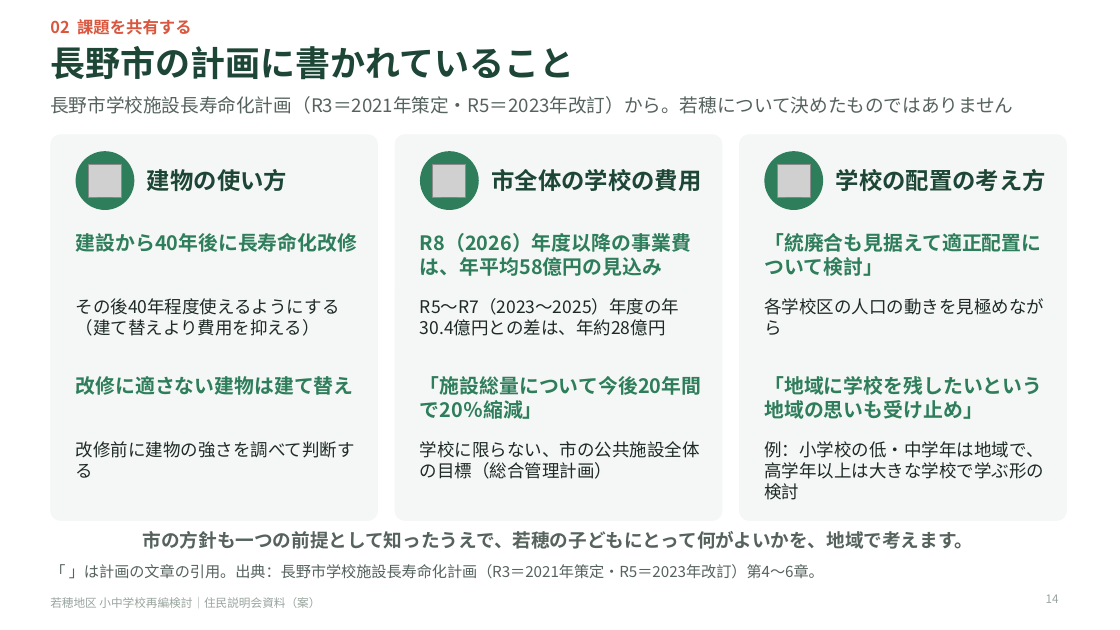
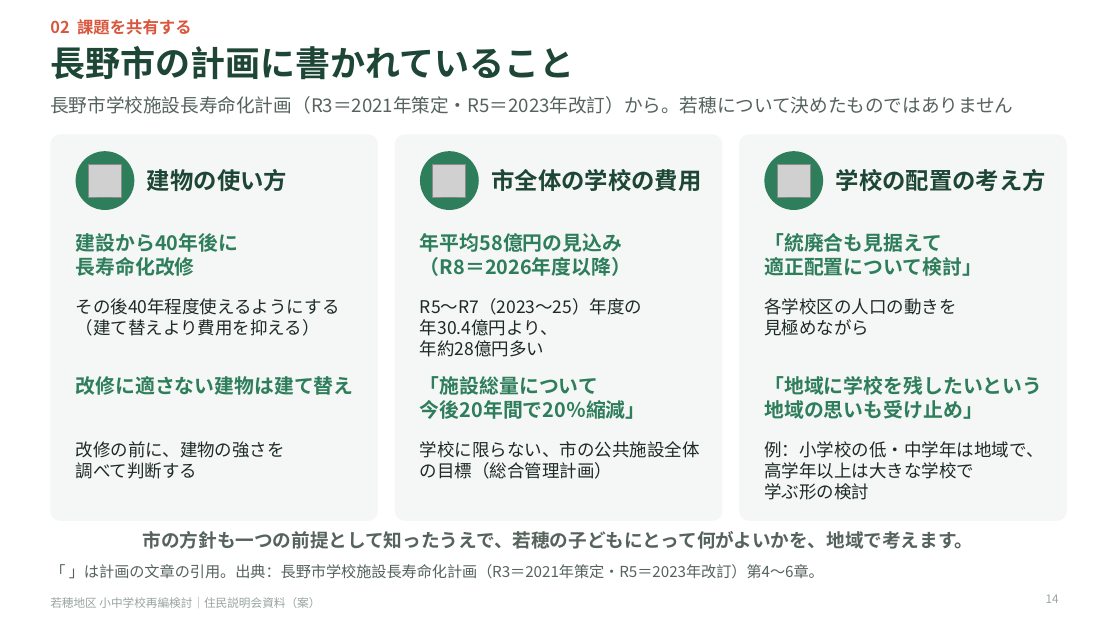
Before and after one commit to Masaki12008/GS, a slide deck: slide 14 of output/若穂地区_住民説明会資料.pptx. Drawn at 1120x630 pixels with LibreOffice and Linux fonts; fonts in the diff are those of the drawing; grey boxes stand for pictures. Boxes give left, top, right and bottom in pixels: in the first picture for what was removed or moved away, otherwise in the second. Text is boxed around its words. In the diff, an @@ line names an element or a change of style, - is before the commit and + after.

```diff
--- a/output/若穂地区_住民説明会資料.pptx
+++ b/output/若穂地区_住民説明会資料.pptx
@@ text at <box>76,233,239,276</box>: text changed @@
-建設から40年後に長寿命化改修
+建設から40年後に
+長寿命化改修
@@ text at <box>420,233,631,276</box>: text changed @@
-R8（2026）年度以降の事業費は、年平均58億円の見込み
+年平均58億円の見込み
+（R8＝2026年度以降）
@@ text at <box>764,233,982,276</box>: text changed @@
-「統廃合も見据えて適正配置について検討」
+「統廃合も見据えて
+適正配置について検討」
@@ text at <box>420,298,642,357</box>: text changed @@
-R5〜R7（2023〜2025）年度の年30.4億円との差は、年約28億円
+R5〜R7（2023〜25）年度の
+年30.4億円より、
+年約28億円多い
@@ text at <box>764,298,956,336</box>: text changed @@
-各学校区の人口の動きを見極めながら
+各学校区の人口の動きを
+見極めながら
@@ text at <box>420,376,646,419</box>: text changed @@
-「施設総量について今後20年間で20％縮減」
+「施設総量について
+今後20年間で20％縮減」
@@ text at <box>76,441,285,479</box>: text changed @@
-改修前に建物の強さを調べて判断する
+改修の前に、建物の強さを
+調べて判断する
@@ text at <box>764,441,1043,500</box>: text changed @@
-例：小学校の低・中学年は地域で、高学年以上は大きな学校で学ぶ形の検討
+例：小学校の低・中学年は地域で、
+高学年以上は大きな学校で
+学ぶ形の検討
```
Also in this commit, not shown: 16 other slides changed, 6 other files.
